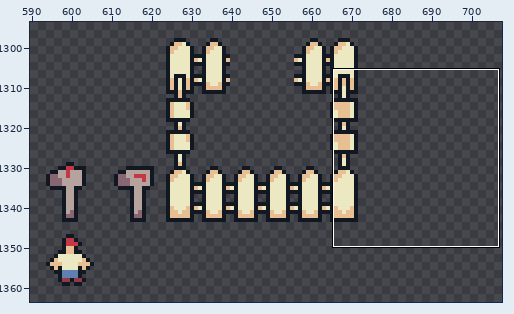
A sprite sheet gets an edit: twisterterror/assets/tilemap.png. The picture above shows the old version from afar; the outline marks the close-up.
Close-up. Before the edit:
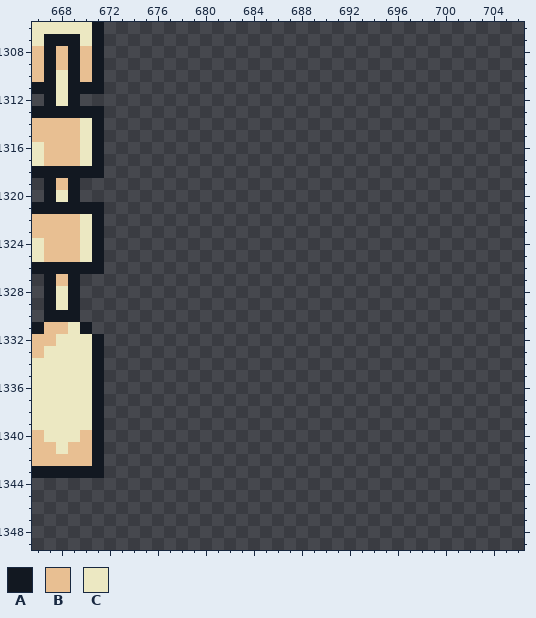
The file is 2000x2000 pixels. Shown: x 666..706, y 1306..1349. The wide view leaves out empty margins.
Palette (. is transparent): A #121821  B #e8bf92  C #ece8c2
Pixels before, first column x 666:
1306 CCCCCA
1307 CAAACA
1308 BABABA
1309 BABABA
1310 BACABA
1311 AACAAA
1312 .ACA..
1313 AAAAAA
1314 BBBBCA
1315 BBBBCA
1316 CBBBCA
1317 CBBBCA
1318 AAAAAA
1319 .ABA..
1320 .ACA..
1321 AAAAAA
1322 BBBBCA
1323 BBBBCA
1324 CBBBCA
1325 CBBBCA
1326 AAAAAA
1327 .ABA..
1328 .ACA..
1329 .ACA..
1330 .AAA..
1331 ABBCA.
1332 BBCCCA
1333 BCCCCA
1334 CCCCCA
1335 CCCCCA
1336 CCCCCA
1337 CCCCCA
1338 CCCCCA
1339 CCCCCA
1340 BCCCBA
1341 BBCBBA
1342 BBBBBA
1343 AAAAAA
Once edited:
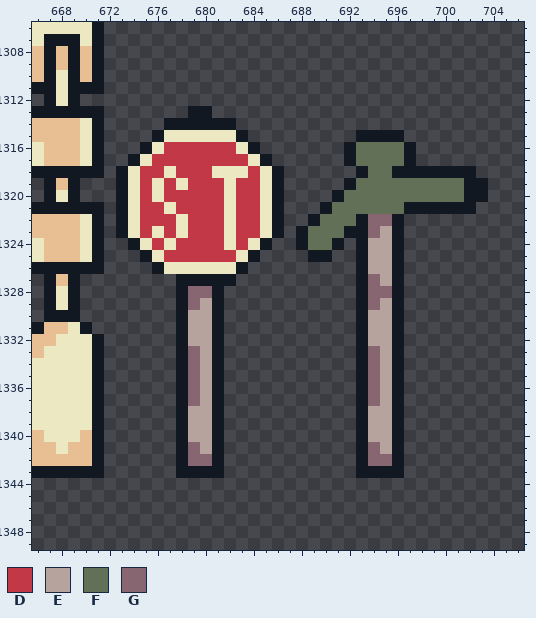
Colours new in this view: D #c33846  E #b7a39d  F #627057  G #876672
Change:
Changed rows in their new state; - is an unchanged pixel.
first column x 673:
1313 ------AA-----------------------
1314 ----AAAAAA---------------------
1315 ---ACCCCCCA---------AAAA-------
1316 --ACDDDDDDCA-------AFFFFA------
1317 -ACDDDDDDDDCA------AFFFFA------
1318 ACDDCDDDCCCDCA------AFFAAAAAAA-
1319 ACDCDCDDDCDDCA-----AFFFFFFFFFAA
1320 ACDCDDDDDCDDCA----AFFFFFFFFFFAA
1321 ACDDCDDDDCDDCA---AFFFFFFAAAAAA-
1322 ACDDDCDDDCDDCA--AFFFAGGA-------
1323 ACDCDCDDDCDDCA-AFFFAAGEA-------
1324 -ACDCDDDDCDCA--AFFA-AEEA-------
1325 --ACDDDDDDCA----AA--AEEA-------
1326 ---ACCCCCCA---------AEEA-------
1327 -----AAAAA----------AGEA-------
1328 -----AGGA-----------AGGA-------
1329 -----AGEA-----------AGEA-------
1330 -----AEEA-----------AEEA-------
1331 -----AEEA-----------AEEA-------
1332 -----AEEA-----------AEEA-------
1333 -----AGEA-----------AGEA-------
1334 -----AGEA-----------AGEA-------
1335 -----AGEA-----------AGEA-------
1336 -----AGEA-----------AGEA-------
1337 -----AGEA-----------AGEA-------
1338 -----AEEA-----------AEEA-------
1339 -----AEEA-----------AEEA-------
1340 -----AEEA-----------AEEA-------
1341 -----AGEA-----------AGEA-------
1342 -----AGGA-----------AGGA-------
1343 -----AAAA-----------AAAA-------
Boxes around the changes in both close-ups, in picture pixels (x1, y1, x2, y2):
added: (116, 106, 488, 478)
